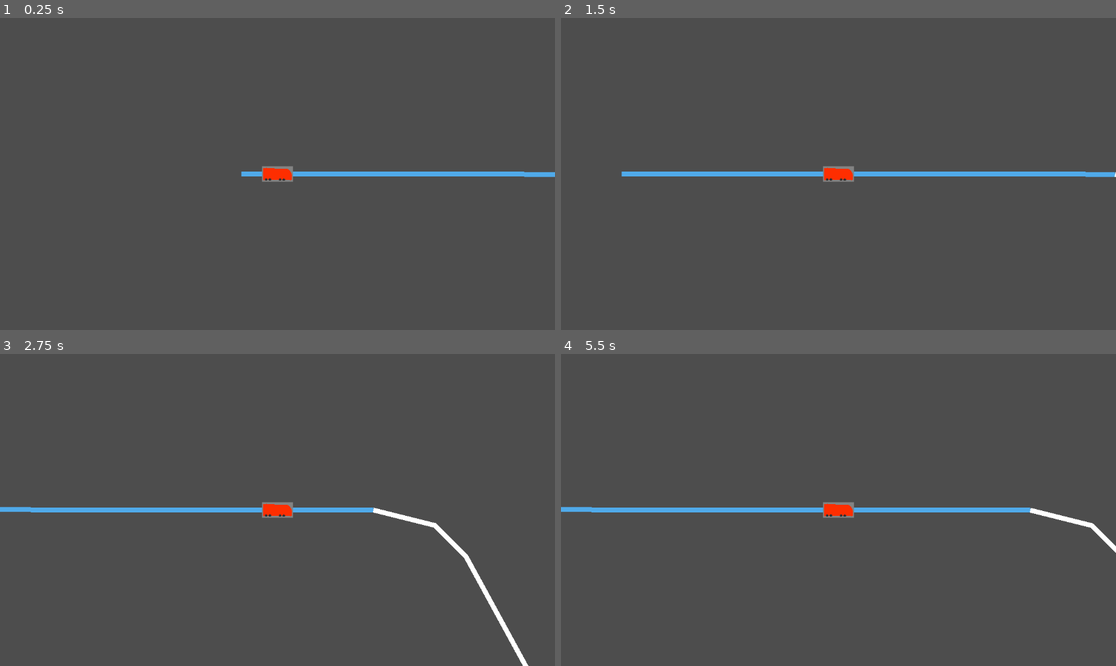
Above: before the commit, frames 1-4 (two rows, left to right).
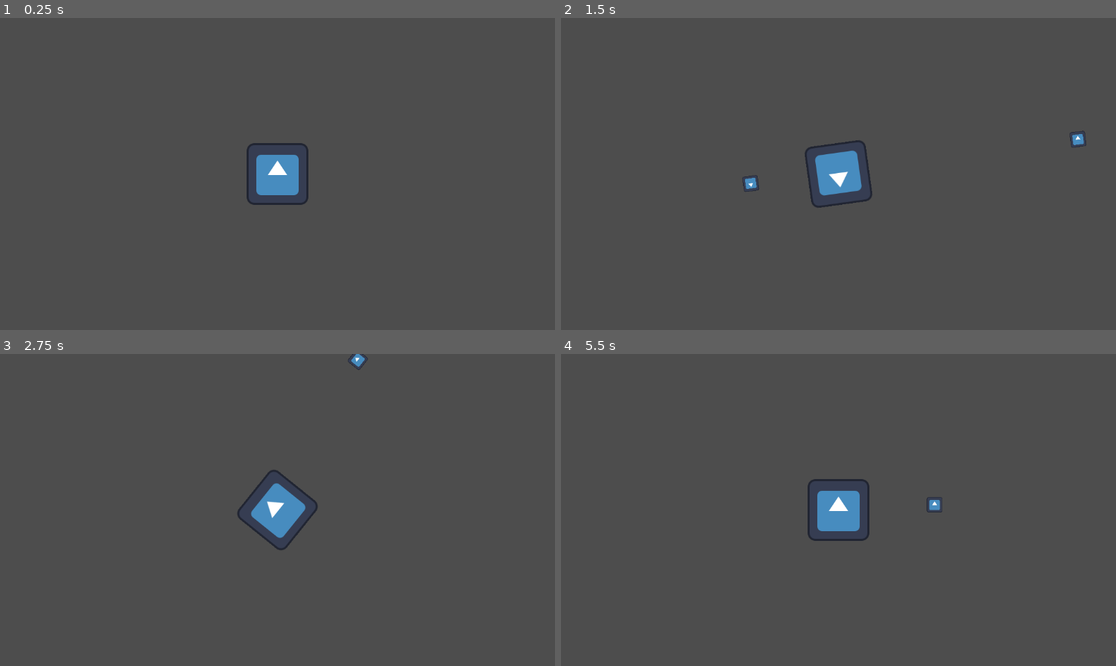
Above: after the commit, the same moments.

Repository: CMBadiuk/GMTK-Jam-25-Splashdown
Game: Godot game, scene res://World.tscn
The game is run twice, just before and just after one commit, with the same random seed, the same clock (stepped at 60 frames per second) and the same inputs. Before the commit the project starts from res://game_world.tscn. The engine's default icon, where the game draws it, is replaced by a stand-in: a white triangle on a blue panel in a dark square.
Inputs (mouse positions are in pixels of both pictures, inside the frame that each line leads up to):
- Up to frame 1 (0.25 s): no input
- Up to frame 2 (1.5 s): move the mouse to (960, 158) at 0.52 s; hold D (Move_Right, bound only after the commit) 0.53-1.28 s; hold Space (Balance, bound only before the commit) 0.53-1.28 s; click (960, 158) at 0.8 s; move the mouse to (727, 189) at 1.27 s; hold S (Move_Down, bound only after the commit) from 1.28 s (still down); click (727, 189) at 1.35 s
- Up to frame 3 (2.75 s): tap Space (Balance, bound only before the commit) at 1.55 s; move the mouse to (333, 441) at 2.02 s; release S (Move_Down, bound only after the commit) at 2.03 s; hold D (Move_Right, bound only after the commit) from 2.03 s (still down); hold Space (Balance, bound only before the commit) from 2.03 s (still down); click (333, 441) at 2.3 s
- Up to frame 4 (5.5 s): move the mouse to (810, 572) at 2.77 s; release D (Move_Right, bound only after the commit) at 2.78 s; release Space (Balance, bound only before the commit) at 2.78 s; hold W (Move_Up, bound only after the commit) 2.78-3.53 s; click (810, 572) at 2.85 s; tap Space (Balance, bound only before the commit) at 3.05, 4.55 s; move the mouse to (1005, 556) at 3.52 s; hold Space (Balance, bound only before the commit) 3.53-4.28 s; hold A (Move_Left, bound only after the commit) 3.53-5.03 s; click (1005, 556) at 3.8 s; move the mouse to (672, 463) at 4.27 s; click (672, 463) at 4.35 s; move the mouse to (866, 510) at 5.02 s; hold S (Move_Down, bound only after the commit) from 5.03 s (still down); hold Space (Balance, bound only before the commit) from 5.03 s (still down); click (866, 510) at 5.3 s

The runs differ from the first frame. In frame 1, 2.0% of the frame differs, in the area x 43-100%, y 40-60%; in frame 2, 2.7%; in frame 3, 3.0%, in the area x 0-96%, y 0-100%; in frame 4, 2.8%.

Commit message:
Restarting with new concept
- Removed assets from coaster idea, switching to lazy river "rail shooter" concept
- Implemented physics-based player character with basic movement, aiming, and shooting
- Made framework for "pool jet" areas to push player around

Diff:
--- /dev/null
+++ b/World.tscn
@@ -0,0 +1,14 @@
+[gd_scene load_steps=3 format=3 uid="uid://cr75xubf3ymsk"]
+
+[ext_resource type="PackedScene" uid="uid://ckwn072cvvxnx" path="res://player.tscn" id="1_2dftf"]
+[ext_resource type="PackedScene" uid="uid://crseh7g7s6ifg" path="res://river_current.tscn" id="2_bcbcq"]
+
+[node name="Node" type="Node"]
+
+[node name="Player" parent="." instance=ExtResource("1_2dftf")]
+move_force = 500.0
+friction = 0.95
+
+[node name="RiverCurrent" parent="." instance=ExtResource("2_bcbcq")]
+position = Vector2(1112, 16)
+current_direction = Vector2(1, -0.5)
--- a/coaster.gd
+++ /dev/null
@@ -1,30 +0,0 @@
-extends PathFollow2D
-
-# Add signal for UI to listen to
-signal tension_changed(new_tension)
-
-const MOVE_SPEED = 300.0 # In pixels per second
-const TENSION_PER_SECOND = 15.0
-const BALANCE_RECOVERY = 25.0
-
-var tension = 0.0
-var last_velocity = Vector2.ZERO
-
-func _process(delta):
-	self.progress += MOVE_SPEED * delta
-
-	var rotation_speed = abs(self.rotation - self.get_parent().rotation)
-
-	if Input.is_action_pressed("Balance"):
-		tension -+ BALANCE_RECOVERY * delta
-	else:
-		if rotation_speed > 0.05: # NOT FINAL VALUE
-			tension += TENSION_PER_SECOND * 2 * delta
-		else:
-			tension += TENSION_PER_SECOND * delta
-
-	tension = clamp(tension, 0.0, 100.0)
-	tension_changed.emit(tension)
-
-	if tension >= 100.0:
-		get_tree().reload_current_scene() # Game over!
--- a/coaster.tscn
+++ /dev/null
@@ -1,32 +0,0 @@
-[gd_scene load_steps=4 format=3 uid="uid://b862bxwj0cjbu"]
-
-[ext_resource type="Script" uid="uid://bnk531eufyamg" path="res://coaster.gd" id="1_pijfm"]
-[ext_resource type="Texture2D" uid="uid://clcx5h5jhhbtp" path="res://Textures/GMTKCoaster-Placeholder.jpg" id="2_32yew"]
-[ext_resource type="Script" uid="uid://cgg7hmof0wgx6" path="res://tension_progress_bar.gd" id="3_32yew"]
-
-[node name="Coaster" type="PathFollow2D" groups=["player"]]
-script = ExtResource("1_pijfm")
-
-[node name="Sprite2D" type="Sprite2D" parent="."]
-texture = ExtResource("2_32yew")
-
-[node name="Camera2D" type="Camera2D" parent="."]
-
-[node name="CanvasLayer" type="CanvasLayer" parent="Camera2D"]
-
-[node name="TextureProgressBar" type="TextureProgressBar" parent="Camera2D/CanvasLayer"]
-anchors_preset = 8
-anchor_left = 0.5
-anchor_top = 0.5
-anchor_right = 0.5
-anchor_bottom = 0.5
-offset_left = -595.0
-offset_top = -73.0
-offset_right = -555.0
-offset_bottom = -33.0
-grow_horizontal = 2
-grow_vertical = 2
-size_flags_horizontal = 4
-size_flags_vertical = 8
-script = ExtResource("3_32yew")
-metadata/_edit_use_anchors_ = true
--- a/game_world.tscn
+++ /dev/null
@@ -1,15 +0,0 @@
-[gd_scene load_steps=7 format=3 uid="uid://jcx3o1lis68s"]
-
-[ext_resource type="Script" uid="uid://cbrw3p14xxaj1" path="res://track_manager.gd" id="1_hly68"]
-[ext_resource type="PackedScene" uid="uid://dfa8x0ea83mji" path="res://track_chunk_drop.tscn" id="2_e3xe6"]
-[ext_resource type="PackedScene" uid="uid://8wvxj5lq3cg8" path="res://track_chunk_hill.tscn" id="3_mcbma"]
-[ext_resource type="PackedScene" uid="uid://b8llhqgem2wg1" path="res://track_chunk_loop.tscn" id="4_ik71a"]
-[ext_resource type="PackedScene" uid="uid://hxif7nlakeck" path="res://track_chunk_straight.tscn" id="5_e7o6u"]
-[ext_resource type="PackedScene" uid="uid://b862bxwj0cjbu" path="res://coaster.tscn" id="6_ik71a"]
-
-[node name="GameWorld" type="Node2D"]
-
-[node name="TrackManager" type="Node" parent="."]
-script = ExtResource("1_hly68")
-track_chunks = Array[PackedScene]([ExtResource("2_e3xe6"), ExtResource("3_mcbma"), ExtResource("4_ik71a"), ExtResource("5_e7o6u")])
-coaster_scene = ExtResource("6_ik71a")
--- /dev/null
+++ b/player.gd
@@ -0,0 +1,92 @@
+extends CharacterBody2D
+
+# Enum to define control schemes
+enum ControlScheme { MOUSE_KB, CONTROLLER }
+
+# Strength of the player's push, editable in the Inspector
+@export var move_force: float = 500.0
+# This adds drag to the player
+@export var friction: float = 0.95
+# Reference to water droplet scene
+@export var water_droplet_scene: PackedScene
+
+var can_shoot:= true
+var active_scheme: ControlScheme = ControlScheme.MOUSE_KB
+var last_controller_aim := Vector2.RIGHT # Default aim for controller
+
+func _unhandled_input(event: InputEvent) -> void:
+	# Runs whenever there's an input event, used to detect last used input device
+	if event is InputEventMouseMotion:
+		active_scheme = ControlScheme.MOUSE_KB
+	elif event is InputEventJoypadMotion or event is InputEventJoypadButton:
+		active_scheme = ControlScheme.CONTROLLER
+
+func _process(delta: float) -> void:
+	# Handle aiming and check for shooting input here
+	aim()
+	if Input.is_action_pressed("Fire") and can_shoot:
+		shoot()
+
+func _physics_process(delta: float) -> void:
+	# Get movement input direction
+	var input_direction := Input.get_vector("Move_Left", "Move_Right", "Move_Up", "Move_Down")
+
+	# If player is providing input, apply a force
+	if input_direction != Vector2.ZERO:
+		velocity += input_direction * move_force * delta
+	# Apply friction to velocity
+	velocity *= friction
+
+	# Move player based on physics inputs acting on it
+	move_and_slide()
+
+func aim() -> void:
+	# This function routes to appropriate aim logic for control scheme
+	match active_scheme:
+		ControlScheme.MOUSE_KB:
+			aim_with_mouse()
+		ControlScheme.CONTROLLER:
+			aim_with_controller() # Currently not switching schemes properly. Figure this out later if at all
+
+func aim_with_mouse() -> void:
+	# Look at the global mouse position.
+	look_at(get_global_mouse_position())
+
+func aim_with_controller() -> void:
+	# Get input from the controller's right stick.
+	var aim_direction := Input.get_vector("aim_left", "aim_right", "aim_up", "aim_down")
+
+	# We only update the rotation if the stick is actively being pushed.
+	# This prevents the player from snapping back to a default rotation.
+	if aim_direction != Vector2.ZERO:
+		rotation = aim_direction.angle()
+		last_controller_aim = aim_direction # Store the last direction
+	# If the stick is neutral, the player continues facing the last known direction
+
+func shoot() -> void:
+	# This function handles firing a projectile.
+	# First, check if the scene has been assigned in the editor.
+	if not water_droplet_scene:
+		print("Water droplet scene not set on player!")
+		return
+
+	# Set can_shoot to false, start cooldown timer
+	can_shoot = false
+	$FireRateTimer.start()
+
+	# Create a new instance of our water droplet, parent it to world root
+	var droplet = water_droplet_scene.instantiate()
+	get_tree().root.add_child(droplet)
+
+	# Position the new droplet at the Muzzle's global position and rotation
+	var muzzle = $Muzzle
+	droplet.global_transform = muzzle.global_transform
+
+	# If using a controller and the aim stick is neutral, we need to ensure the projectile still fires in the correct direction
+	if active_scheme == ControlScheme.CONTROLLER:
+		droplet.rotation = last_controller_aim.angle()
+
+
+func _on_fire_rate_timer_timeout() -> void:
+	# Calls when FireRateTimer finishes
+	can_shoot = true
--- /dev/null
+++ b/player.tscn
@@ -0,0 +1,29 @@
+[gd_scene load_steps=5 format=3 uid="uid://ckwn072cvvxnx"]
+
+[ext_resource type="Texture2D" uid="uid://xfkud3diitvt" path="res://icon.svg" id="1_4flbx"]
+[ext_resource type="Script" uid="uid://c7r8qm2lji5hn" path="res://player.gd" id="1_onrkg"]
+[ext_resource type="PackedScene" uid="uid://ofsv5lr2t6pg" path="res://water_droplet.tscn" id="2_i3pqv"]
+
+[sub_resource type="CircleShape2D" id="CircleShape2D_onrkg"]
+radius = 64.0
+
+[node name="Player" type="CharacterBody2D"]
+script = ExtResource("1_onrkg")
+water_droplet_scene = ExtResource("2_i3pqv")
+
+[node name="Sprite2D" type="Sprite2D" parent="."]
+texture = ExtResource("1_4flbx")
+
+[node name="CollisionShape2D" type="CollisionShape2D" parent="."]
+shape = SubResource("CircleShape2D_onrkg")
+
+[node name="Camera2D" type="Camera2D" parent="."]
+
+[node name="Muzzle" type="Marker2D" parent="."]
+position = Vector2(72, 0)
+
+[node name="FireRateTimer" type="Timer" parent="."]
+wait_time = 0.1
+one_shot = true
+
+[connection signal="timeout" from="FireRateTimer" to="." method="_on_fire_rate_timer_timeout"]
--- a/project.godot
+++ b/project.godot
@@ -11,7 +11,7 @@
 [application]
 
 config/name="GMTK 2025"
-run/main_scene="uid://jcx3o1lis68s"
+run/main_scene="res://World.tscn"
 config/features=PackedStringArray("4.4", "Forward Plus")
 config/icon="res://icon.svg"
 
@@ -21,10 +21,53 @@
 
 [input]
 
-Balance={
+Move_Up={
 "deadzone": 0.2,
-"events": [Object(InputEventKey,"resource_local_to_scene":fa …(140 unchanged characters)… d":false,"keycode":0,"physical_keycode":32,"key_label":0,"unicode":32,"location":0,"echo":false,"script":null)
-, Object(InputEventMouseButton,"resource_local_to_scene":false,"resource_name":"","device":-1,"window_id":0,"alt_pressed":false,"shift_pressed":false,"ctrl_pressed":false,"meta_pressed":false,"button_mask":0,"position":Vector2(0, 0),"global_position":Vector2(0, 0),"factor":1.0,"button_index":1,"canceled":false,"pressed":false,"double_click":false,"script":null)
-, Object(InputEventJoypadButton,"resource_local_to_scene":false,"resource_name":"","device":-1,"button_index":0,"pressure":0.0,"pressed":true,"script":null)
+"events": [Object(InputEventKey,"resource_local_to_scene":fa …(140 unchanged characters)… d":false,"keycode":0,"physical_keycode":87,"key_label":0,"unicode":119,"location":0,"echo":false,"script":null)
+, Object(InputEventJoypadMotion,"resource_local_to_scene":false,"resource_name":"","device":-1,"axis":1,"axis_value":-1.0,"script":null)
 ]
 }
+Move_Down={
+"deadzone": 0.2,
+"events": [Object(InputEventKey,"resource_local_to_scene":false,"resource_name":"","device":-1,"window_id":0,"alt_pressed":false,"shift_pressed":false,"ctrl_pressed":false,"meta_pressed":false,"pressed":false,"keycode":0,"physical_keycode":83,"key_label":0,"unicode":115,"location":0,"echo":false,"script":null)
+, Object(InputEventJoypadMotion,"resource_local_to_scene":false,"resource_name":"","device":-1,"axis":1,"axis_value":1.0,"script":null)
+]
+}
+Move_Left={
+"deadzone": 0.2,
+"events": [Object(InputEventKey,"resource_local_to_scene":false,"resource_name":"","device":-1,"window_id":0,"alt_pressed":false,"shift_pressed":false,"ctrl_pressed":false,"meta_pressed":false,"pressed":false,"keycode":0,"physical_keycode":65,"key_label":0,"unicode":97,"location":0,"echo":false,"script":null)
+, Object(InputEventJoypadMotion,"resource_local_to_scene":false,"resource_name":"","device":-1,"axis":0,"axis_value":-1.0,"script":null)
+]
+}
+Move_Right={
+"deadzone": 0.2,
+"events": [Object(InputEventKey,"resource_local_to_scene":false,"resource_name":"","device":-1,"window_id":0,"alt_pressed":false,"shift_pressed":false,"ctrl_pressed":false,"meta_pressed":false,"pressed":false,"keycode":0,"physical_keycode":68,"key_label":0,"unicode":100,"location":0,"echo":false,"script":null)
+, Object(InputEventJoypadMotion,"resource_local_to_scene":false,"resource_name":"","device":-1,"axis":0,"axis_value":1.0,"script":null)
+]
+}
+Fire={
+"deadzone": 0.2,
+"events": [Object(InputEventMouseButton,"resource_local_to_scene":false,"resource_name":"","device":-1,"window_id":0,"alt_pressed":false,"shift_pressed":false,"ctrl_pressed":false,"meta_pressed":false,"button_mask":0,"position":Vector2(0, 0),"global_position":Vector2(0, 0),"factor":1.0,"button_index":1,"canceled":false,"pressed":false,"double_click":false,"script":null)
+, Object(InputEventJoypadMotion,"resource_local_to_scene":false,"resource_name":"","device":-1,"axis":5,"axis_value":1.0,"script":null)
+]
+}
+Contr_Aim_Up={
+"deadzone": 0.2,
+"events": [Object(InputEventJoypadMotion,"resource_local_to_scene":false,"resource_name":"","device":-1,"axis":3,"axis_value":-1.0,"script":null)
+]
+}
+Contr_Aim_Down={
+"deadzone": 0.2,
+"events": [Object(InputEventJoypadMotion,"resource_local_to_scene":false,"resource_name":"","device":-1,"axis":3,"axis_value":1.0,"script":null)
+]
+}
+Contr_Aim_Left={
+"deadzone": 0.2,
+"events": [Object(InputEventJoypadMotion,"resource_local_to_scene":false,"resource_name":"","device":-1,"axis":2,"axis_value":-1.0,"script":null)
+]
+}
+Contr_Aim_Right={
+"deadzone": 0.2,
+"events": [Object(InputEventJoypadMotion,"resource_local_to_scene":false,"resource_name":"","device":-1,"axis":2,"axis_value":1.0,"script":null)
+]
+}
--- /dev/null
+++ b/river_current.gd
@@ -0,0 +1,29 @@
+extends Area2D
+# Controls direction of current
+# (1, 0) would be a current moving to the right
+# (0, 1) would be a current moving down
+# (1, 1) would be a current moving down and to the right
+# The length of the vector determines the speed.
+@export var current_direction := Vector2(1, 0)
+@export var current_strength: float = 300.0
+
+# Array for storing all the bodies in the collision area
+var bodies_in_area: Array[Node2D] = []
+
+func _physics_process(delta: float) -> void:
+	# Loop through every body that is currently inside area
+	for body in bodies_in_area:
+		# Check if the body has a 'velocity' property, so only physics bodies like Player are affected
+		if "velocity" in body:
+			# Apply constant force to the body's velocity
+			body.velocity += current_direction.normalized() * current_strength * delta
+
+func _on_body_entered(body: Node2D) -> void:
+	# Add physics body to array automatically when it enters collision body
+	if body not in bodies_in_area:
+		bodies_in_area.append(body)
+
+func _on_body_exited(body: Node2D) -> void:
+	# Remove physics body automatically when it exits collision body
+	if body in bodies_in_area:
+		bodies_in_area.erase(body)
--- /dev/null
+++ b/river_current.tscn
@@ -0,0 +1,15 @@
+[gd_scene load_steps=3 format=3 uid="uid://crseh7g7s6ifg"]
+
+[ext_resource type="Script" uid="uid://b0jv7hcbsev3e" path="res://river_current.gd" id="1_arvo3"]
+
+[sub_resource type="RectangleShape2D" id="RectangleShape2D_unxsi"]
+size = Vector2(2048, 512)
+
+[node name="RiverCurrent" type="Area2D"]
+script = ExtResource("1_arvo3")
+
+[node name="CollisionShape2D" type="CollisionShape2D" parent="."]
+shape = SubResource("RectangleShape2D_unxsi")
+
+[connection signal="body_entered" from="." to="." method="_on_body_entered"]
+[connection signal="body_exited" from="." to="." method="_on_body_exited"]
--- a/tension_progress_bar.gd
+++ /dev/null
@@ -1,9 +0,0 @@
-extends TextureProgressBar
-
-func _ready():
-	# Find player and connect to its signal
-	var player = get_tree().get_first_node_in_group("player")
-	player.tension_changed.connect(self.on_tension_changed)
-
-func on_tension_changed(new_tension):
-	self.value = new_tension
--- a/track_chunk.gd
+++ /dev/null
@@ -1,7 +0,0 @@
-extends Path2D
-# Straight Track
-@onready var line_2d = $Line2D
-
-func _ready():
-	# Copy the points from the Path2D to the Line2D to make it visible
-	line_2d.points = self.curve.get_baked_points()
--- a/track_chunk_drop.tscn
+++ /dev/null
@@ -1,15 +0,0 @@
-[gd_scene load_steps=3 format=3 uid="uid://dfa8x0ea83mji"]
-
-[ext_resource type="Script" uid="uid://byjjeaob6vx6k" path="res://track_chunk.gd" id="1_utyvt"]
-
-[sub_resource type="Curve2D" id="Curve2D_1lbq1"]
-_data = {
-"points": PackedVector2Array(0, 0, 0, 0, 0, 0, 0, 0, 0, 0, 128, 32, 0, 0, 0, 0, 192, 96, 0, 0, 0, 0, 576, 800, 0, 0, 0, 0, 704, 928, 0, 0, 0, 0, 832, 1000, 0, 0, 0, 0, 1024, 1024)
-}
-point_count = 7
-
-[node name="TrackChunkDrop" type="Path2D"]
-curve = SubResource("Curve2D_1lbq1")
-script = ExtResource("1_utyvt")
-
-[node name="Line2D" type="Line2D" parent="."]
--- a/track_chunk_hill.tscn
+++ /dev/null
@@ -1,15 +0,0 @@
-[gd_scene load_steps=3 format=3 uid="uid://8wvxj5lq3cg8"]
-
-[ext_resource type="Script" uid="uid://byjjeaob6vx6k" path="res://track_chunk.gd" id="1_ql48i"]
-
-[sub_resource type="Curve2D" id="Curve2D_cccw3"]
-_data = {
-"points": PackedVector2Array(0, 0, 0, 0, 0, 0, 0, 0, 0, 0, 192, -64, 0, 0, 0, 0, 320, -192, 0, 0, 0, 0, 640, -928, 0, 0, 0, 0, 704, -992, 0, 0, 0, 0, 832, -1024, 0, 0, 0, 0, 1024, -1024)
-}
-point_count = 7
-
-[node name="TrackChunkHill" type="Path2D"]
-curve = SubResource("Curve2D_cccw3")
-script = ExtResource("1_ql48i")
-
-[node name="Line2D" type="Line2D" parent="."]
--- a/track_chunk_loop.tscn
+++ /dev/null
@@ -1,15 +0,0 @@
-[gd_scene load_steps=3 format=3 uid="uid://b8llhqgem2wg1"]
-
-[ext_resource type="Script" uid="uid://byjjeaob6vx6k" path="res://track_chunk.gd" id="1_a8bng"]
-
-[sub_resource type="Curve2D" id="Curve2D_hlb2w"]
-_data = {
-"points": PackedVector2Array(0, 0, 0, 0, 0, 0, 0, 0, 0, 0, 192, 0, 0, 0, 0, 0, 512, -16, 0, 0, 0, 0, 864, -160, 0, 0, 0, 0, 1024, -512, 0, 0, 0, 0, 864, -864, 0, 0, 0, 0, 512, -1024, 0, 0, 0, 0, 160, -864, 0, 0, 0, 0, 0, -512, 0, 0, 0, 0, 160, -160, 0, 0, 0, 0, 512, 0, 0, 0, 0, 0, 832, 0, 0, 0, 0, 0, 1024, 0)
-}
-point_count = 13
-
-[node name="TrackChunkLoop" type="Path2D"]
-curve = SubResource("Curve2D_hlb2w")
-script = ExtResource("1_a8bng")
-
-[node name="Line2D" type="Line2D" parent="."]
--- a/track_chunk_straight.tscn
+++ /dev/null
@@ -1,17 +0,0 @@
-[gd_scene load_steps=3 format=3 uid="uid://hxif7nlakeck"]
-
-[ext_resource type="Script" uid="uid://byjjeaob6vx6k" path="res://track_chunk.gd" id="1_i7b0t"]
-
-[sub_resource type="Curve2D" id="Curve2D_7wqdt"]
-_data = {
-"points": PackedVector2Array(0, 0, 0, 0, 0, -1, 0, 0, 0, 0, 1024, 0)
-}
-point_count = 2
-
-[node name="TrackChunkStraight" type="Path2D"]
-curve = SubResource("Curve2D_7wqdt")
-script = ExtResource("1_i7b0t")
-metadata/_edit_group_ = true
-
-[node name="Line2D" type="Line2D" parent="."]
-default_color = Color(0.312744, 0.66806, 0.91752, 1)
--- a/track_manager.gd
+++ /dev/null
@@ -1,52 +0,0 @@
-extends Node
-
-# Array to hold track chunk scenes
-@export var track_chunks: Array[PackedScene]
-
-# Reference to the player's coaster scene
-@export var coaster_scene: PackedScene
-
-# Reference to currently active chunks
-var active_chunks = []
-# Position where next chunk should be placed
-var spawn_position = Vector2.ZERO
-
-func _ready():
-	# Spawn first two chunks
-	spawn_chunk()
-	spawn_chunk()
-
-	#Spawn player and add it to first chunk's path
-	var coaster = coaster_scene.instantiate()
-	var first_chunk = active_chunks[0]
-	first_chunk.add_child(coaster)
-
-func _process(delta):
-	# Basic logic to spawn a new chunk when the player gets close to the end
-	# A more robust system would use signals or Area2Ds
-	if active_chunks.size() > 0:
-		var coaster = get_tree().get_nodes_in_group("player")[0] # Assumes player is in a group
-		var last_chunk = active_chunks[-1]
-
-		# If the player is on the last chunk, spawn another one
-		if coaster.get_parent() == last_chunk:
-			spawn_chunk()
-			# Clean up old chunks that are far behind
-			if active_chunks.size() > 3:
-				var chunk_to_remove = active_chunks.pop_front()
-				chunk_to_remove.queue_free()
-
-func spawn_chunk():
-	#Pick random chunk from list
-	var random_chunk_scene = track_chunks.pick_random()
-	var new_chunk = random_chunk_scene.instantiate()
-
-	# Position at the end of previous chunk
-	new_chunk.position = spawn_position
-	add_child(new_chunk)
-	active_chunks.append(new_chunk)
-
-	#Update next spawn position, from last point of curve transformed to global coords and stored
-	var curve = new_chunk.curve
-	var last_point_local_pos = curve.get_point_position(curve.get_point_count() - 1)
-	spawn_position = new_chunk.to_global(last_point_local_pos)
--- /dev/null
+++ b/water_droplet.gd
@@ -0,0 +1,16 @@
+extends Area2D
+
+# Speed of projectile in pixels per second
+@export var speed: float = 800.0
+
+func _physics_process(delta: float) -> void:
+	# Move projectile forward based on its own rotation, with its "right" direction acting as forward
+	position += transform.x * speed * delta
+
+func _on_body_entered(body: Node2D) -> void:
+	# Fired when physics body is hit. Can have damage logic later
+	queue_free() # Destroys the droplet instance
+
+func _on_timer_timeout() -> void:
+	# Fires when the Timer node finishes
+	queue_free()
--- /dev/null
+++ b/water_droplet.tscn
@@ -0,0 +1,25 @@
+[gd_scene load_steps=4 format=3 uid="uid://ofsv5lr2t6pg"]
+
+[ext_resource type="Script" uid="uid://siy60m7psp76" path="res://water_droplet.gd" id="1_h1mwo"]
+[ext_resource type="Texture2D" uid="uid://xfkud3diitvt" path="res://icon.svg" id="1_i5lu3"]
+
+[sub_resource type="CapsuleShape2D" id="CapsuleShape2D_h1mwo"]
+
+[node name="WaterDroplet" type="Area2D"]
+script = ExtResource("1_h1mwo")
+
+[node name="Sprite2D" type="Sprite2D" parent="."]
+scale = Vector2(0.25, 0.25)
+texture = ExtResource("1_i5lu3")
+
+[node name="CollisionShape2D" type="CollisionShape2D" parent="."]
+rotation = 1.5708
+shape = SubResource("CapsuleShape2D_h1mwo")
+
+[node name="Timer" type="Timer" parent="."]
+wait_time = 3.0
+one_shot = true
+autostart = true
+
+[connection signal="body_entered" from="." to="." method="_on_body_entered"]
+[connection signal="timeout" from="Timer" to="." method="_on_timer_timeout"]
Binary file added: Textures/PointerPlaceholder.jpg
Not shown, added: Textures/PointerPlaceholder.jpg.import
Not shown, removed: coaster.gd.uid
Not shown, added: player.gd.uid
Not shown, added: river_current.gd.uid
Not shown, removed: tension_progress_bar.gd.uid
Not shown, removed: track_chunk.gd.uid
Not shown, removed: track_manager.gd.uid
Not shown, added: water_droplet.gd.uid
Not shown, added: Textures/PointerPlaceholder.clip
